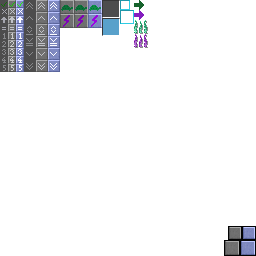
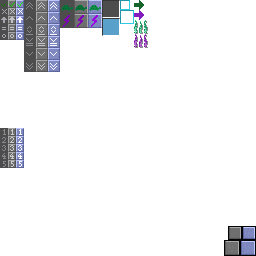
Layers edited between the first and the second 256 × 256 image:
painted on "Icons" over [2, 33, 22, 167]
painted on "Background" over [0, 0, 74, 168]
